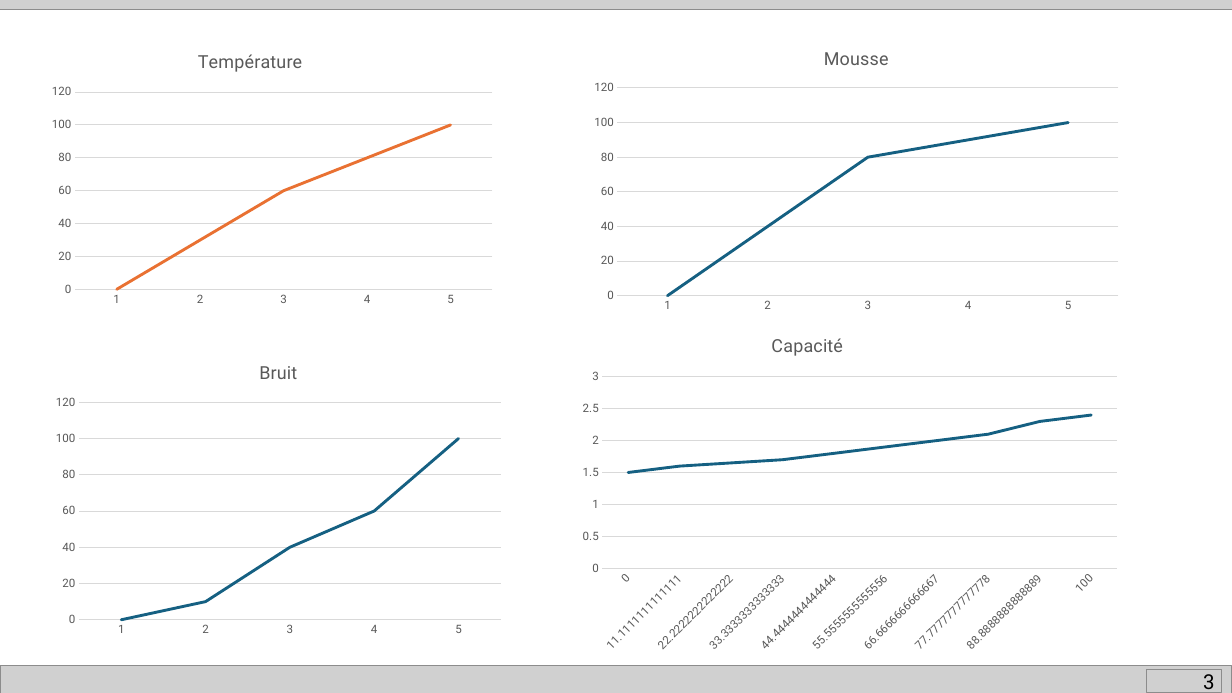
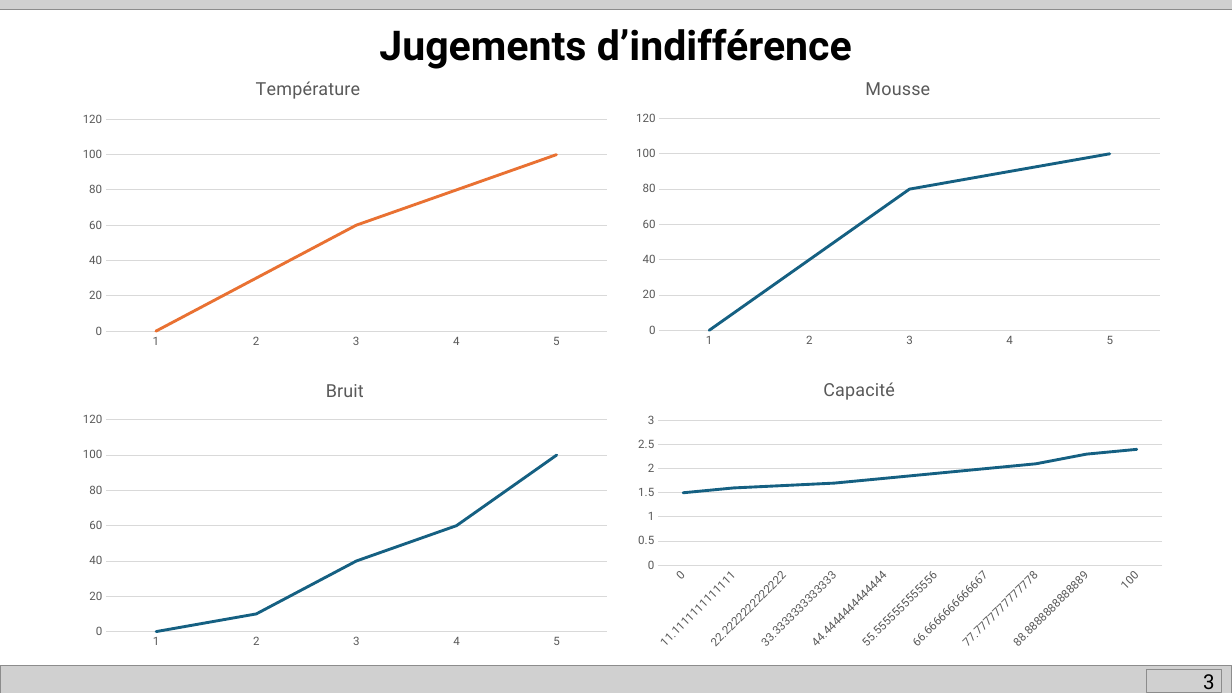
Before and after one commit to NoFOUC/projetaidmulticrit, a slide deck: slide 4 of Présentation.pptx. Drawn at 1232x693 pixels with LibreOffice and Linux fonts; fonts in the diff are those of the drawing; grey boxes stand for pictures. Boxes give left, top, right and bottom in pixels: in the first picture for what was removed or moved away, otherwise in the second. Text is boxed around its words. In the diff, an @@ line names an element or a change of style, - is before the commit and + after.

```diff
--- a/Présentation.pptx
+++ b/Présentation.pptx
@@ text added at (379, 28, 852, 69), 32 pt, text #000000, bold @@
+Jugements d’indifférence
@@ line chart: place and size @@
-line chart at (43, 37, 502, 312)
+line chart at (72, 63, 618, 354)
@@ line chart: place and size @@
-line chart at (583, 32, 1129, 319)
+line chart at (626, 62, 1172, 353)
@@ line chart: place and size @@
-line chart at (47, 346, 510, 642)
+line chart at (72, 363, 618, 654)
@@ line chart: place and size @@
-line chart at (572, 319, 1128, 660)
+line chart at (628, 364, 1174, 655)
```
Also in this commit, not shown: 1 other slide changed, 5 slides added, 1 slide removed, 1 other file.
